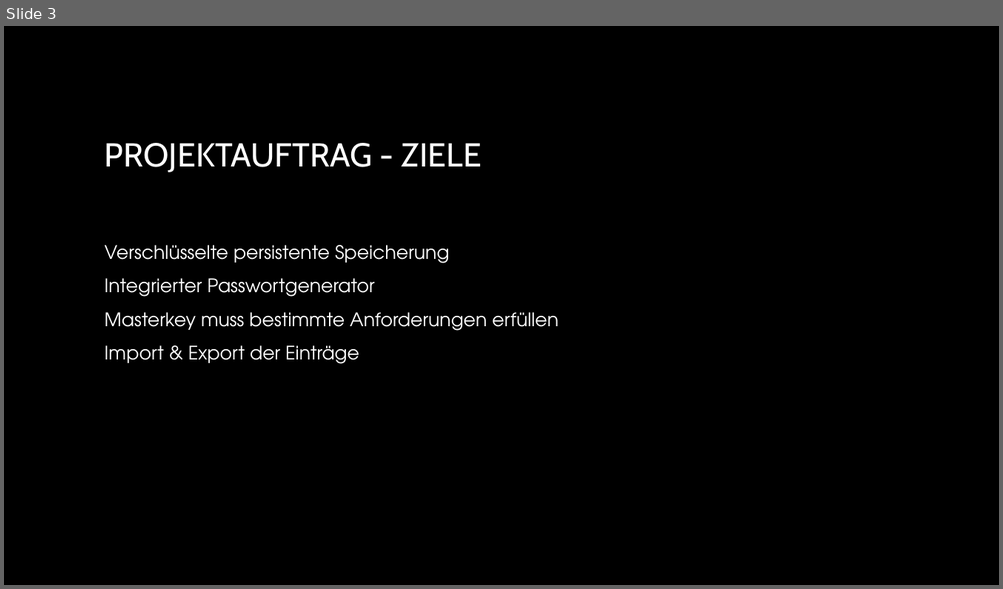
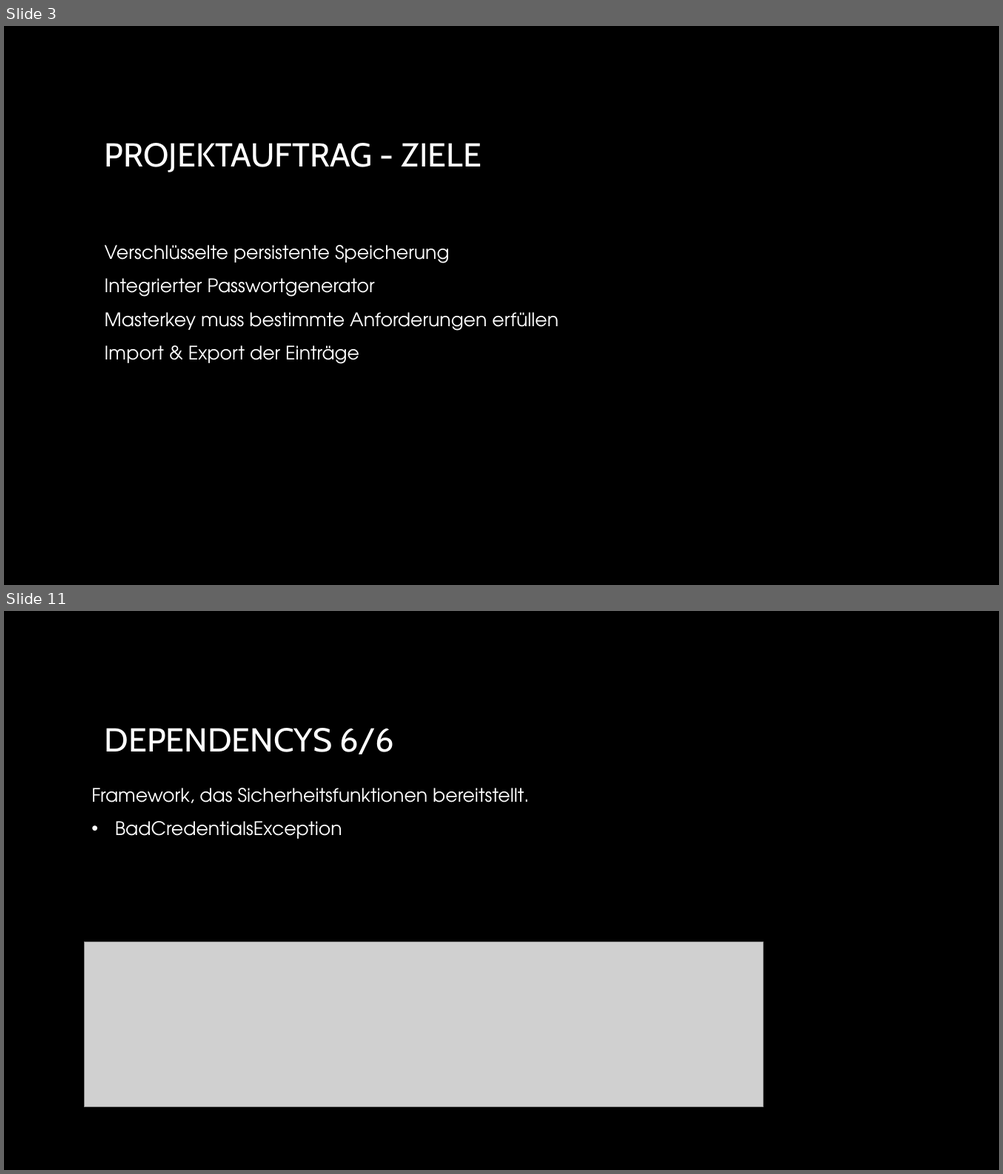
Before and after one commit to NebelNite/Passwortmanager, a slide deck: Passwortmanager.pptx. Shown one above the other, each under a label of ours: slide 3 before the commit, slides 3 and 11 after it; the slides between them are not shown. The pictures are 1003x589 and 1003x1174 pixels, drawn with LibreOffice and Linux fonts; fonts in the diff are those of the drawing; grey boxes stand for pictures; background and template pictures are left out. Boxes give left, top, right and bottom in pixels: in the first picture for what was removed or moved away, otherwise in the second. Text is boxed around its words. In the diff, an @@ line names an element or a change of style, - is before the commit and + after.

```diff
--- a/Passwortmanager.pptx
+++ b/Passwortmanager.pptx
@@ slide 11 added at (4, 611, 999, 1170), background picture (left out) @@
@@ title added at (105, 728, 394, 755), 32 pt, text gradient #FFFFFF to #A6A6A6 @@
+DEPENDENCYS 6/6
@@ text added at (91, 788, 529, 839), 18 pt, text #FFFFFF @@
+Framework, das Sicherheitsfunktionen bereitstellt.
+• BadCredentialsException
@@ picture added at (85, 943, 763, 1108) @@
```
Also in this commit, not shown: 1 slide changed, 9 other slides added, 3 slides removed, 25 other files.
